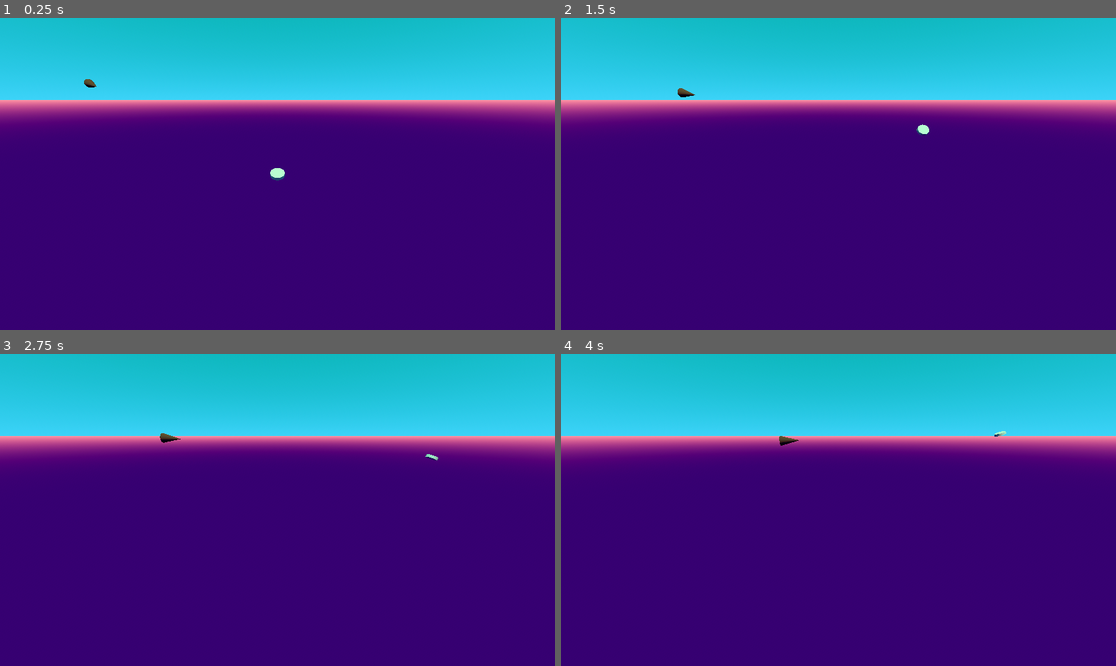
Above: before the commit, frames 1-4 (two rows, left to right).
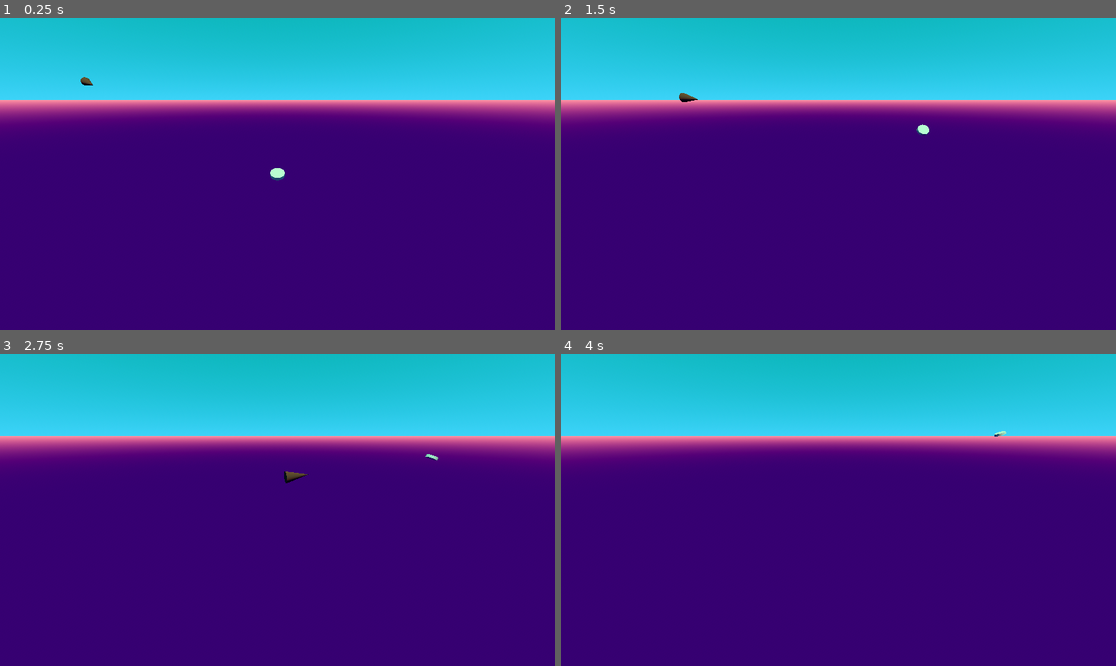
Above: after the commit, the same moments.

Repository: raffaelelauro/Sekiroguelite
Game: Godot game, scene res://main.tscn
The game is run twice, just before and just after one commit, with the same random seed, the same clock (stepped at 60 frames per second) and the same inputs.
Inputs (mouse positions are in pixels of both pictures, inside the frame that each line leads up to):
- Up to frame 1 (0.25 s): no input
- Up to frame 2 (1.5 s): move the mouse to (960, 158) at 0.52 s; hold D (Right) 0.53-1.28 s; hold W (Front) 0.53-1.28 s; move the mouse to (727, 189) at 1.27 s; hold S (Back) from 1.28 s (still down); click (727, 189) at 1.35 s
- Up to frame 3 (2.75 s): move the mouse to (333, 441) at 2.02 s; release S (Back) at 2.03 s; hold D (Right) from 2.03 s (still down); hold W (Front) from 2.03 s (still down)
- Up to frame 4 (4 s): move the mouse to (810, 572) at 2.77 s; release W (Front) at 2.78 s; click (810, 572) at 2.85 s; move the mouse to (1005, 556) at 3.52 s; release D (Right) at 3.53 s; hold A (Left) from 3.53 s (still down); hold W (Front) from 3.53 s (still down)

The runs differ from the first frame. In frame 1, less than 0.1% of the frame differs, in the area x 14-18%, y 18-23%; in frame 2, 0.1%; in frame 3, 0.2%, in the area x 28-56%, y 25-42%; in frame 4, less than 0.1%.

Commit message:
Fixed player and enemy collision + improved parry effect

Diff:
--- a/enemy.gd
+++ b/enemy.gd
@@ -2,21 +2,20 @@
 
 class_name Enemy
 
-@export var speed: float = 10.0
+@export var speed: float = 1000.0
 @export var target: Node3D
+@export var repulsion_magnitude: float = 2000
+@export var repulsion_torque: float = 1000
 var stop: bool = false
 
-func _process(delta: float) -> void:
+func _physics_process(delta: float) -> void:
 	if !stop and target != null and !position.is_equal_approx(target.position):
 		look_at(target.position)
-		position = position.move_toward(target.position, delta*speed)
+		apply_force((target.position-position).normalized() * delta * speed)
 
 func is_parried() -> void:
 	print('PARRIED!')
 	stop = true
-	rotation.x = PI/2
 
-	apply_force((position - target.position).normalized()*1000)
-
-func _on_body_entered(body:Node) -> void:
-	print("EXPLOSION")
+	apply_force((position - target.position).normalized()*repulsion_magnitude)
+	apply_torque(Vector3(1, 0, 0) * repulsion_torque)
--- a/enemy.tscn
+++ b/enemy.tscn
@@ -25,5 +25,3 @@
 [node name="CollisionShape3D" type="CollisionShape3D" parent="."]
 transform = Transform3D(1.91069e-15, -4.37114e-08, 1, -1, -4.37114e-08, 0, 4.37114e-08, -1, -4.37114e-08, -1.37665e-09, -1.37665e-09, -0.0314941)
 shape = SubResource("CylinderShape3D_4gyqm")
-
-[connection signal="body_entered" from="." to="." method="_on_body_entered"]
--- a/main.tscn
+++ b/main.tscn
@@ -37,5 +37,4 @@
 
 [node name="Enemy" parent="." node_paths=PackedStringArray("target") instance=ExtResource("2_0xm2m")]
 transform = Transform3D(-0.858477, 0, 0.512852, 0, 1, 0, -0.512852, 0, -0.858477, 16.24, -2.38419e-07, -23.8431)
-speed = 5.0
 target = NodePath("../Player")
--- a/player.tscn
+++ b/player.tscn
@@ -15,6 +15,8 @@
 collision_layer = 2
 collision_mask = 5
 gravity_scale = 0.0
+contact_monitor = true
+max_contacts_reported = 1
 script = ExtResource("1_4flbx")
 
 [node name="MeshInstance3D" type="MeshInstance3D" parent="."]
